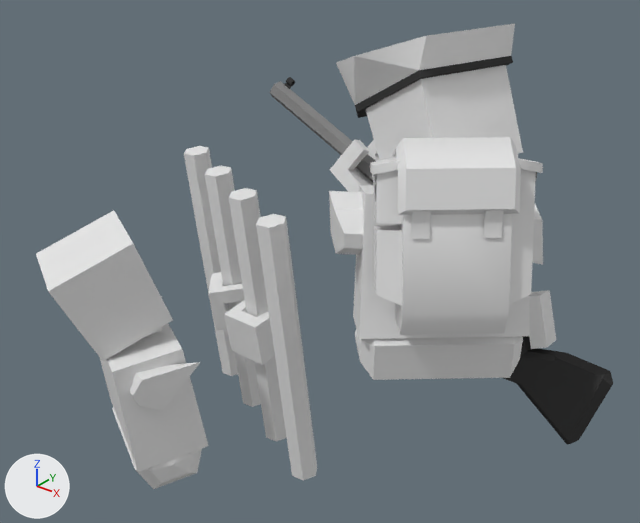
The Blender file blends/newlogo2.blend as it was, and as the next commit left it.
One viewpoint serves both versions: a 50 mm lens placed at (3.45, -4.36, 4.39), pointed at (0.26, -0.37, 1.91). The axes (+X, +Y, +Z) are drawn at lower left. The lights are the same throughout.

In view in the first picture: 'Cylinder', 'cHeadSkin', 'cLarm', 'cchest', 'ccopHat', 'cpack', 'cpants', 'pChest', 'pHeadSkin', 'pLhand', 'pPants', 'pRarmSlim', 'pRhand', 'sniperstock'.
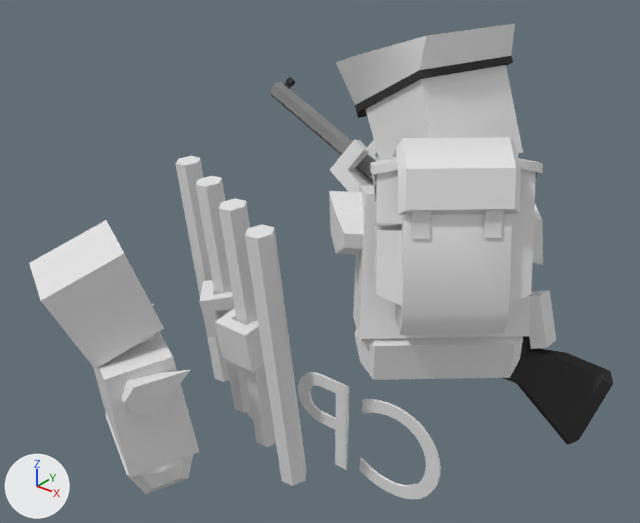
The newer file is also turned or shifted as a whole; pictures and numbers use the older file's frame.

Where the change shows, as pixel boxes (x1, y1, x2, y2) in the pictures (640 x 523 px; the box of a moved part takes in the faces that stretch with it):
'Cylinder', mesh moved
    before: (184, 146, 317, 480)
    after: (176, 156, 307, 486)
'pHeadSkin', mesh moved
    before: (36, 210, 173, 361)
    after: (29, 220, 164, 369)
'pChest', mesh moved
    before: (100, 324, 209, 472)
    after: (93, 331, 199, 477)
'Text', added
    after: (247, 372, 441, 499)
'pRhand', mesh moved
    before: (224, 300, 275, 365)
    after: (214, 308, 264, 372)
'pRarmSlim', mesh moved
    before: (130, 362, 200, 411)
    after: (121, 370, 190, 418)
'pPants', mesh moved
    before: (112, 407, 202, 489)
    after: (105, 413, 193, 494)
'pLhand', mesh moved
    before: (208, 272, 245, 330)
    after: (199, 280, 235, 338)
part 8 of me_mesh_040, moved or reshaped
    both: (347, 47, 420, 104)

The change in detail:
me_cylinder has 48 vertices, 32 faces and spans x -0.31..0.71, y -1.37..0.28, z 0.22..2.24.
me_cylinder is used by ob_cylinder; parent ob_main; location (0.0, 0.0, 0.0); rotation (0.0, 0.0, -1.571), in degrees (0, 0, -90).
me_cylinder part 1: the whole mesh is moved by (0.0, -0.1, -0.1).
me_mesh_020 has 110 vertices, 72 faces and spans x -0.137..0.353, y -1.018..-0.593, z 1.003..1.377.
me_mesh_020 is used by ob_plhand; parent ob_main; location (0.0, 0.0, 0.0); rotation (0.0, 0.0, -1.571), in degrees (0, 0, -90).
me_mesh_020 part 2: the whole mesh is moved by (0.0, -0.1, -0.1).
me_mesh_016 has 110 vertices, 72 faces and spans x 0.143..0.523, y -0.504..-0.16, z 1.005..1.382.
me_mesh_016 is used by ob_prhand; parent ob_main; location (0.0, 0.0, 0.0); rotation (0.0, 0.0, -1.571), in degrees (0, 0, -90).
me_mesh_016 part 3: the whole mesh is moved by (0.0, -0.1, -0.1).
me_mesh_042 has 108 vertices, 48 faces and spans x 0.483..1.296, y -1.383..-0.411, z 0.152..0.549.
me_mesh_042 is used by ob_ppants; parent ob_main; location (0.0, 0.0, 0.0); rotation (0.0, 0.0, -1.571), in degrees (0, 0, -90).
me_mesh_042 part 4: the whole mesh is moved by (0.0, -0.1, -0.1).
me_mesh_003 has 44 vertices, 22 faces and spans x 0.425..1.392, y -1.451..-0.343, z 0.407..1.515.
me_mesh_003 is used by ob_pchest; parent ob_main; location (0.0, 0.0, 0.0); rotation (0.0, 0.0, -1.571), in degrees (0, 0, -90).
me_mesh_003 part 5: the whole mesh is moved by (0.0, -0.1, -0.1).
me_mesh has 40 vertices, 20 faces and spans x 0.632..1.592, y -1.465..-0.573, z 1.112..2.037.
me_mesh is used by ob_pheadskin; parent ob_main; location (0.0, 0.0, 0.0); rotation (0.0, 0.0, -1.571), in degrees (0, 0, -90).
me_mesh part 6: the whole mesh is moved by (0.0, -0.1, -0.1).
me_mesh_018 has 48 vertices, 24 faces and spans x 0.915..1.332, y -0.759..-0.33, z 0.905..1.195.
me_mesh_018 is used by ob_prarmslim; parent ob_main; location (0.0, 0.0, 0.0); rotation (0.0, 0.0, -1.571), in degrees (0, 0, -90).
me_mesh_018 part 7: the whole mesh is moved by (0.0, -0.1, -0.1).
me_mesh_040 is used by ob_ccophat; parent ob_main; location (0.0, 0.0, 0.0); rotation (0.0, 0.0, -1.571), in degrees (0, 0, -90).
me_mesh_040 had 35 vertices, 20 faces and spanned x -0.51..0.411, y 0.172..1.182, z 2.924..3.436.
me_mesh_040 now has 29 vertices, 20 faces and spans x -0.51..0.411, y 0.172..1.182, z 2.924..3.436.
Part 8, on me_mesh_040:
6 vertices are removed from x -0.458..0.411, y 0.392..1.173, z 2.924..3.264.
9 faces are deleted.
9 new faces join them.
Text 'CPB' (txt_cpb) is new.
Its body is 'CPB'.
Its extrude is 0.01.
Its align x is 'CENTER'.
Its size is 1.1.
Its underline height is 0.0.
Object 'Text' (ob_text) is new; it shows txt_cpb.
Its location is (0.1, 0.0, 0.0).
Its rotation in degrees is (90, 0, -180).
